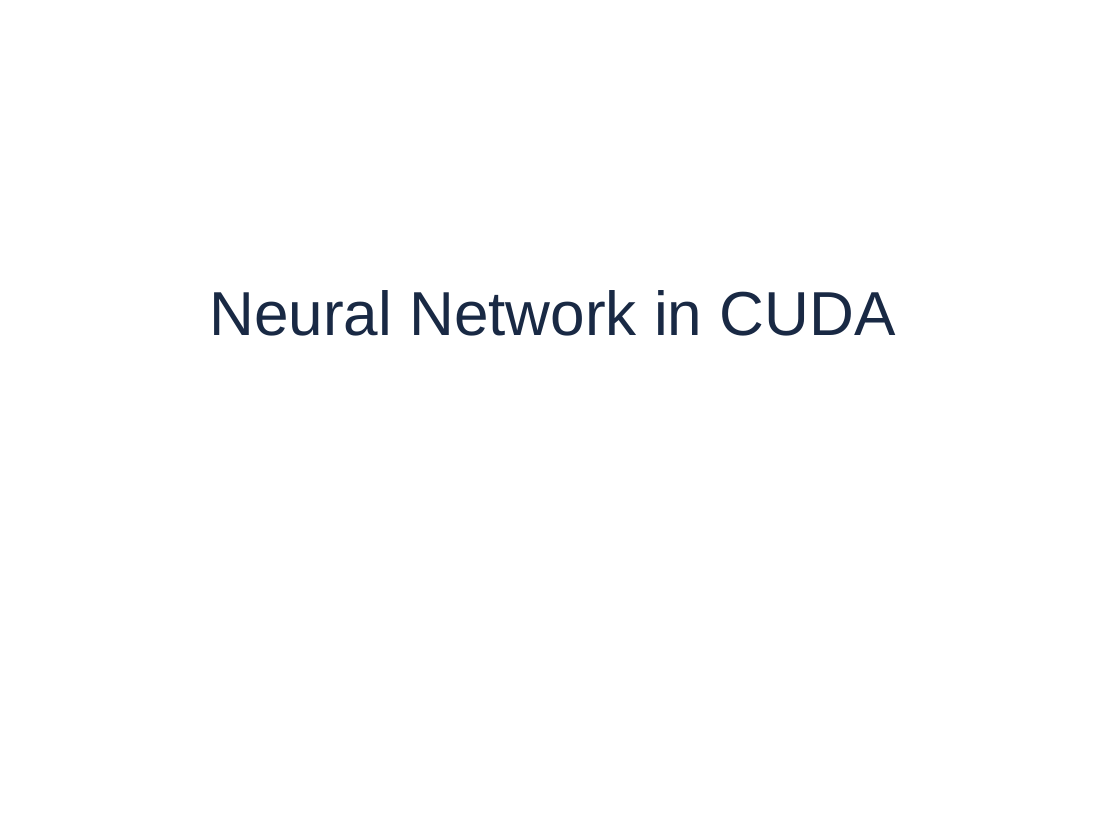
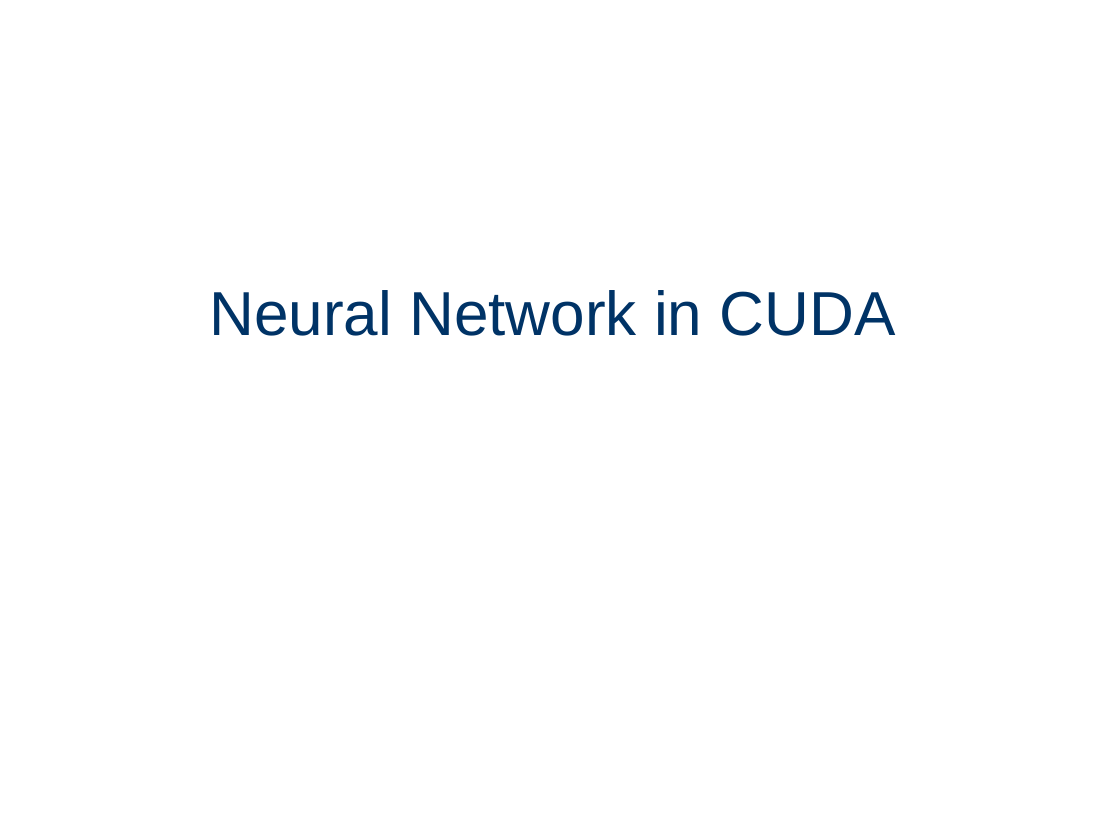
Before and after one commit to gSilas/special-palm-tree, a slide deck: slide 1 of presentation.odp. Drawn at 1120x840 pixels with LibreOffice and Linux fonts; fonts in the diff are those of the drawing. Boxes give left, top, right and bottom in pixels: in the first picture for what was removed or moved away, otherwise in the second. Text is boxed around its words. In the diff, an @@ line names an element or a change of style, - is before the commit and + after.

```diff
--- a/presentation.odp
+++ b/presentation.odp
@@ title "Neural Network in CUDA" at (209,290,896,336): text colour #192944 to #003366 @@
```
Also in this commit, not shown: 3 other slides changed, 4 slides added, 2 slides removed, 5 other files.
